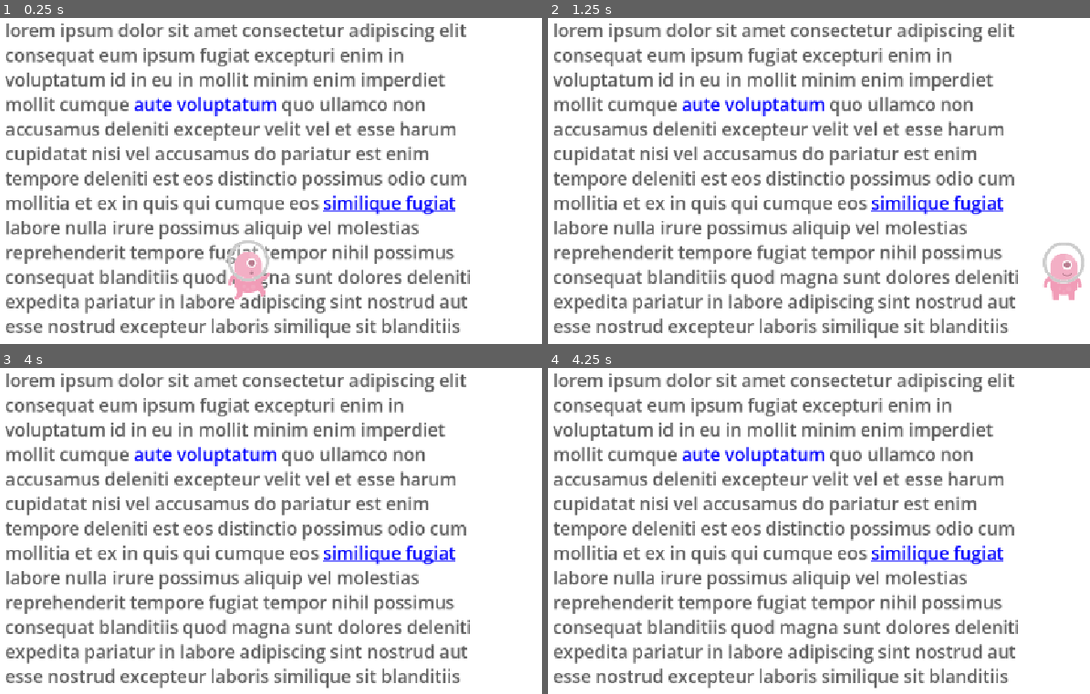
Above: before the commit, frames 1-4 (two rows, left to right).
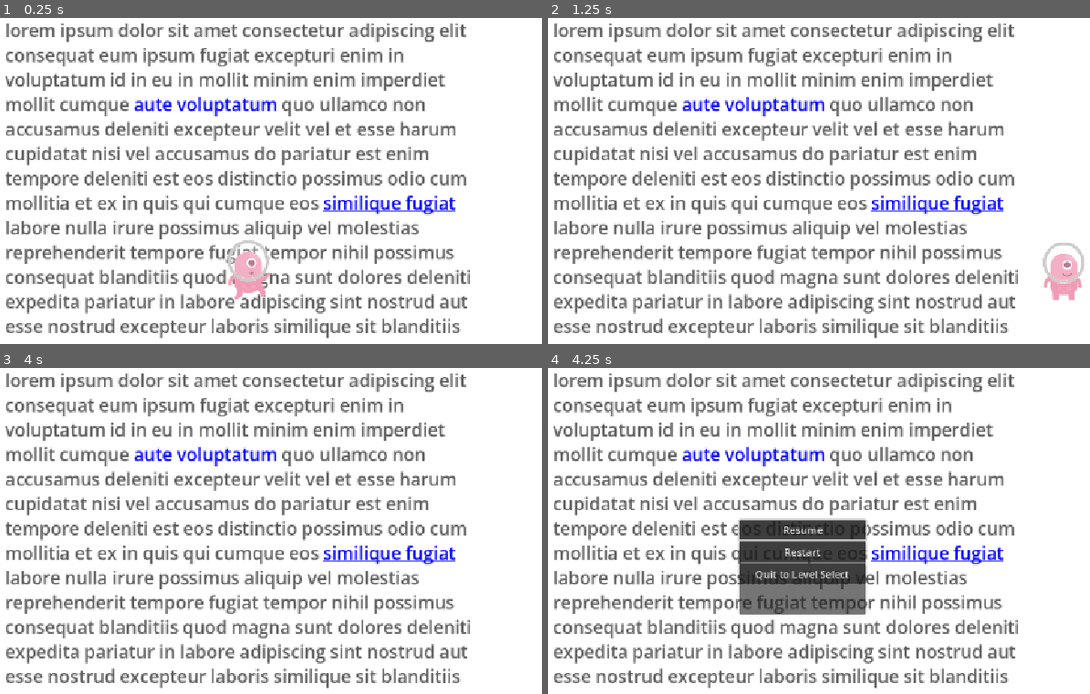
Above: after the commit, the same moments.

Repository: srikark45/AdBlock-Game
Game: Godot game, scene res://platformer/main.tscn
Same seed, same stepped clock (60 frames per second), same inputs: the game is played once before the commit and once after it.
Inputs:
- Up to frame 1 (0.25 s): no input
- Up to frame 2 (1.25 s): hold D (Right) from 0.53 s (still down); tap Space (Jump) at 0.77 s
- Up to frame 3 (4 s): tap Space (Jump) at 1.52, 2.75, 3.02, 3.77 s; tap Enter at 2, 3.5 s; release D (Right) at 2.03 s; hold A (Left) 2.03-2.78 s; hold D (Right) from 2.78 s (still down)
- Up to frame 4 (4.25 s): keep holding D (Right); tap Escape (ui_cancel) at 4.15 s

Frames 1-3 are identical in both runs. In frame 4, 6.9% of the frame differs, in the area x 35-59%, y 46-76%.

Commit message:
Add pause menu with resume, restart, and quit to level select

Diff:
--- a/platformer/main.tscn
+++ b/platformer/main.tscn
@@ -2,6 +2,7 @@
 
 [ext_resource type="PackedScene" uid="uid://cs3gab64wevu0" path="res://platformer/player.tscn" id="1_qt604"]
 [ext_resource type="Theme" uid="uid://dqemfcn7a82bj" path="res://platformer/background_text_theme.tres" id="2_hqbv0"]
+[ext_resource type="PackedScene" uid="uid://bfvuahsl3hsbb" path="res://ui/pause_menu.tscn" id="3_v0uhk"]
 
 [sub_resource type="RectangleShape2D" id="RectangleShape2D_bj4t2"]
 size = Vector2(230, 26)
@@ -48,3 +49,5 @@
 
 [node name="CollisionShape2D" type="CollisionShape2D" parent="StaticBody2D2" unique_id=862014413]
 shape = SubResource("RectangleShape2D_v0uhk")
+
+[node name="PauseMenu" parent="." unique_id=1101973040 instance=ExtResource("3_v0uhk")]
--- a/project.godot
+++ b/project.godot
@@ -22,7 +22,7 @@
 
 [editor_plugins]
 
-enabled=PackedStringArray("res://addons/ai_assistant_hub/plugin.cfg")
+enabled=PackedStringArray()
 
 [global_group]
 
@@ -54,6 +54,12 @@
 , Object(InputEventJoypadButton,"resource_local_to_scene":false,"resource_name":"","device":-1,"button_index":14,"pressure":0.0,"pressed":true,"script":null)
 ]
 }
+Pause={
+"deadzone": 0.2,
+"events": [Object(InputEventKey,"resource_local_to_scene":false,"resource_name":"","device":-1,"window_id":0,"alt_pressed":false,"shift_pressed":false,"ctrl_pressed":false,"meta_pressed":false,"pressed":false,"keycode":0,"physical_keycode":4194305,"key_label":0,"unicode":0,"location":0,"echo":false,"script":null)
+, Object(InputEventKey,"resource_local_to_scene":false,"resource_name":"","device":-1,"window_id":0,"alt_pressed":false,"shift_pressed":false,"ctrl_pressed":false,"meta_pressed":false,"pressed":false,"keycode":0,"physical_keycode":80,"key_label":0,"unicode":112,"location":0,"echo":false,"script":null)
+]
+}
 
 [physics]
 
--- /dev/null
+++ b/ui/level_select.tscn
@@ -0,0 +1,9 @@
+[gd_scene format=3 uid="uid://bbv12ua0v1pnl"]
+
+[node name="LevelSelect" type="Control" unique_id=22499752]
+layout_mode = 3
+anchors_preset = 15
+anchor_right = 1.0
+anchor_bottom = 1.0
+grow_horizontal = 2
+grow_vertical = 2
--- /dev/null
+++ b/ui/pause_menu.gd
@@ -0,0 +1,37 @@
+extends CanvasLayer
+
+@export_file("*.tscn") var level_select_scene := "res://ui/level_select.tscn"
+
+@onready var panel: Control = $Panel
+
+func _ready() -> void:
+	process_mode = Node.PROCESS_MODE_ALWAYS  # keeps working while the tree is paused
+	panel.hide()
+	$Panel/VBox/Resume.pressed.connect(_resume)
+	$Panel/VBox/Restart.pressed.connect(_restart)
+	$Panel/VBox/Quit.pressed.connect(_quit)
+
+func _unhandled_input(event: InputEvent) -> void:
+	if event.is_action_pressed("Pause"):
+		get_viewport().set_input_as_handled()
+		if get_tree().paused:
+			_resume()
+		else:
+			_pause()
+
+func _pause() -> void:
+	get_tree().paused = true
+	panel.show()
+	$Panel/VBox/Resume.grab_focus()
+
+func _resume() -> void:
+	get_tree().paused = false
+	panel.hide()
+
+func _restart() -> void:
+	get_tree().paused = false  # unpause first, or the reloaded scene stays frozen
+	get_tree().reload_current_scene()
+
+func _quit() -> void:
+	get_tree().paused = false
+	get_tree().change_scene_to_file(level_select_scene)
--- /dev/null
+++ b/ui/pause_menu.tscn
@@ -0,0 +1,35 @@
+[gd_scene format=3 uid="uid://bfvuahsl3hsbb"]
+
+[ext_resource type="Script" uid="uid://dltkoq3l1if5q" path="res://ui/pause_menu.gd" id="1_50142"]
+
+[node name="PauseMenu" type="CanvasLayer" unique_id=1101973040]
+script = ExtResource("1_50142")
+
+[node name="Panel" type="PanelContainer" parent="." unique_id=1467846166]
+custom_minimum_size = Vector2(200, 150)
+anchors_preset = 8
+anchor_left = 0.5
+anchor_top = 0.5
+anchor_right = 0.5
+anchor_bottom = 0.5
+offset_left = -4.0
+offset_top = -16.0
+offset_right = 4.0
+offset_bottom = 16.0
+grow_horizontal = 2
+grow_vertical = 2
+
+[node name="VBox" type="VBoxContainer" parent="Panel" unique_id=1051459858]
+layout_mode = 2
+
+[node name="Resume" type="Button" parent="Panel/VBox" unique_id=1057075191]
+layout_mode = 2
+text = "Resume"
+
+[node name="Restart" type="Button" parent="Panel/VBox" unique_id=299245740]
+layout_mode = 2
+text = "Restart"
+
+[node name="Quit" type="Button" parent="Panel/VBox" unique_id=998764672]
+layout_mode = 2
+text = "Quit to Level Select"
Not shown, added: ui/pause_menu.gd.uid
